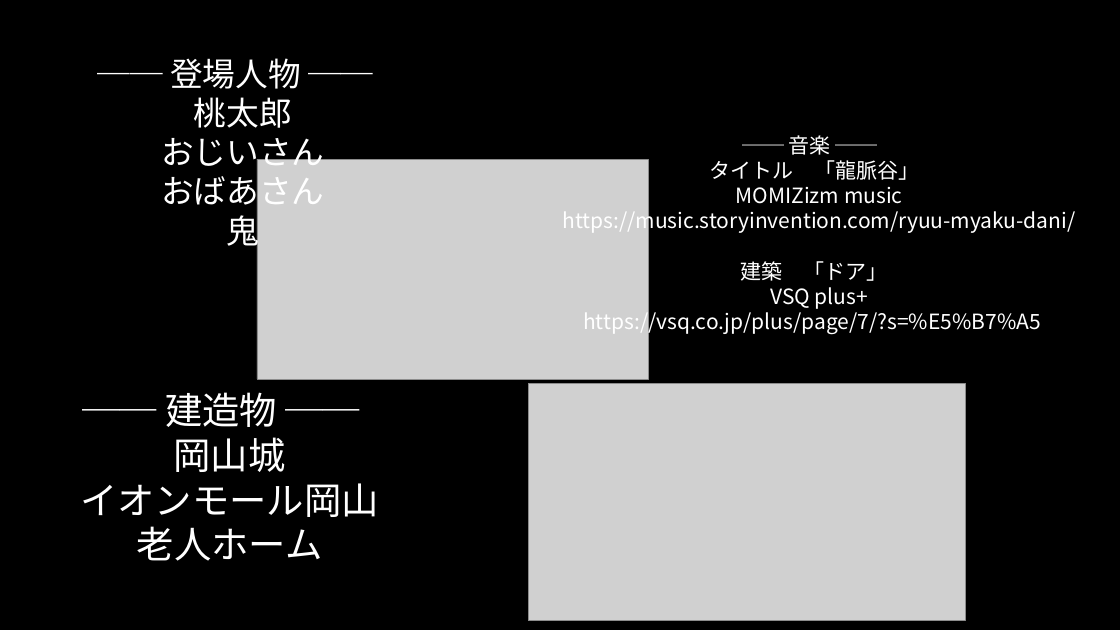
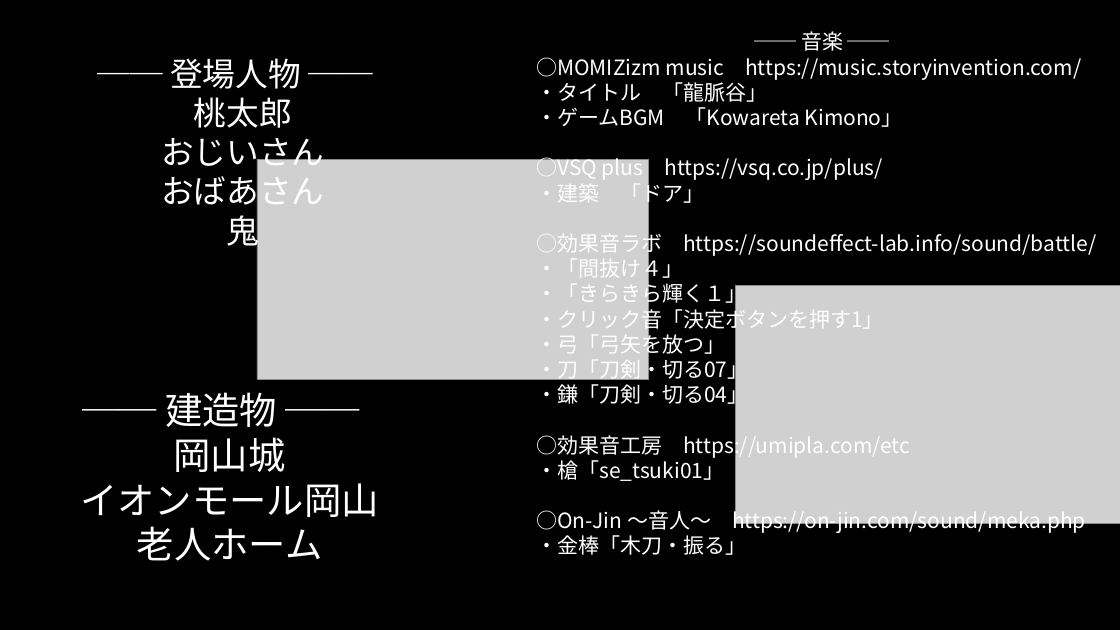
Before and after one commit to prapro-ou/VBE_modering, a slide deck: slide 2 of Credit/Credit.pptx. Drawn at 1120x630 pixels with LibreOffice and Linux fonts; fonts in the diff are those of the drawing; grey boxes stand for pictures; background and template pictures are left out. Boxes give left, top, right and bottom in pixels: in the first picture for what was removed or moved away, otherwise in the second. Text is boxed around its words. In the diff, an @@ line names an element or a change of style, - is before the commit and + after.

```diff
--- a/Credit/Credit.pptx
+++ b/Credit/Credit.pptx
@@ text "── 音楽 ──": place and size @@
-text "── 音楽 ──" at (562, 135, 1075, 334)
+text "── 音楽 ──" at (536, 31, 1096, 555)
@@ text at (536, 57, 1096, 555): text changed @@
-タイトル 「龍脈谷」
-MOMIZizm music
-https://music.storyinvention.com/ryuu-myaku-dani/
-建築 「ドア」
-VSQ plus+
-https://vsq.co.jp/plus/page/7/?s=%E5%B7%A5
+○MOMIZizm music https://music.storyinvention.com/
+・タイトル 「龍脈谷」
+・ゲームBGM 「Kowareta Kimono」
+○VSQ plus https://vsq.co.jp/plus/
+・建築 「ドア」
+○効果音ラボ https://soundeffect-lab.info/sound/battle/
+・「間抜け４」
+・「きらきら輝く１」
+・クリック音「決定ボタンを押す1」
+・弓「弓矢を放つ」
+・刀「刀剣・切る07」
+・鎌「刀剣・切る04」
+○効果音工房 https://umipla.com/etc
+・槍「se_tsuki01」
+○On-Jin ～音人～ https://on-jin.com/sound/meka.php
+・金棒「木刀・振る」
@@ picture: place and size @@
-picture at (528, 383, 966, 621)
+picture at (735, 286, 1120, 523)
```
Also in this commit, not shown: 1 other file.
